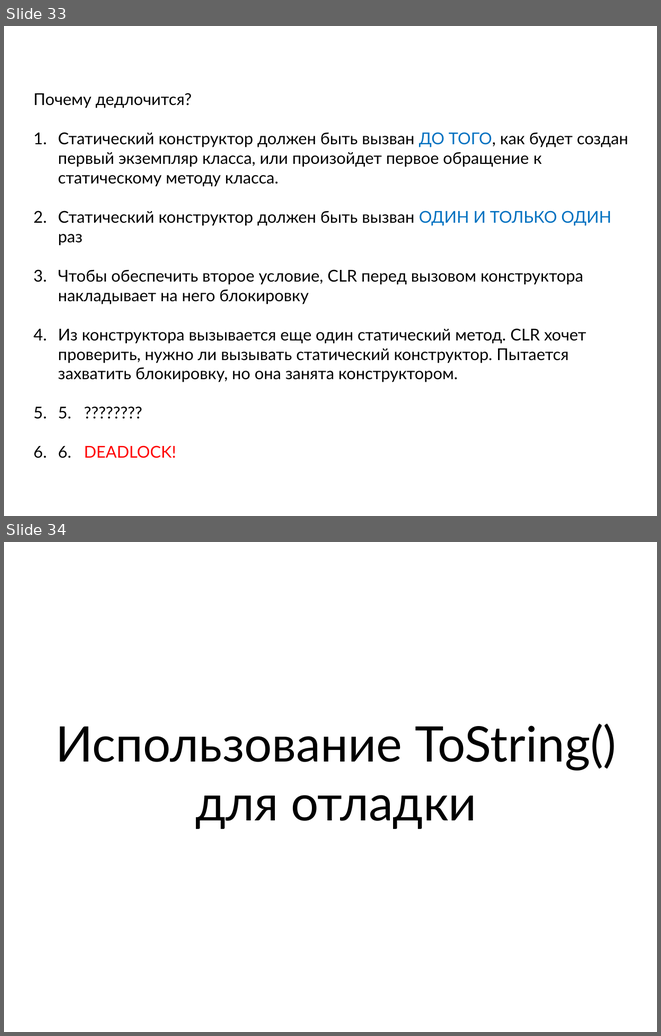
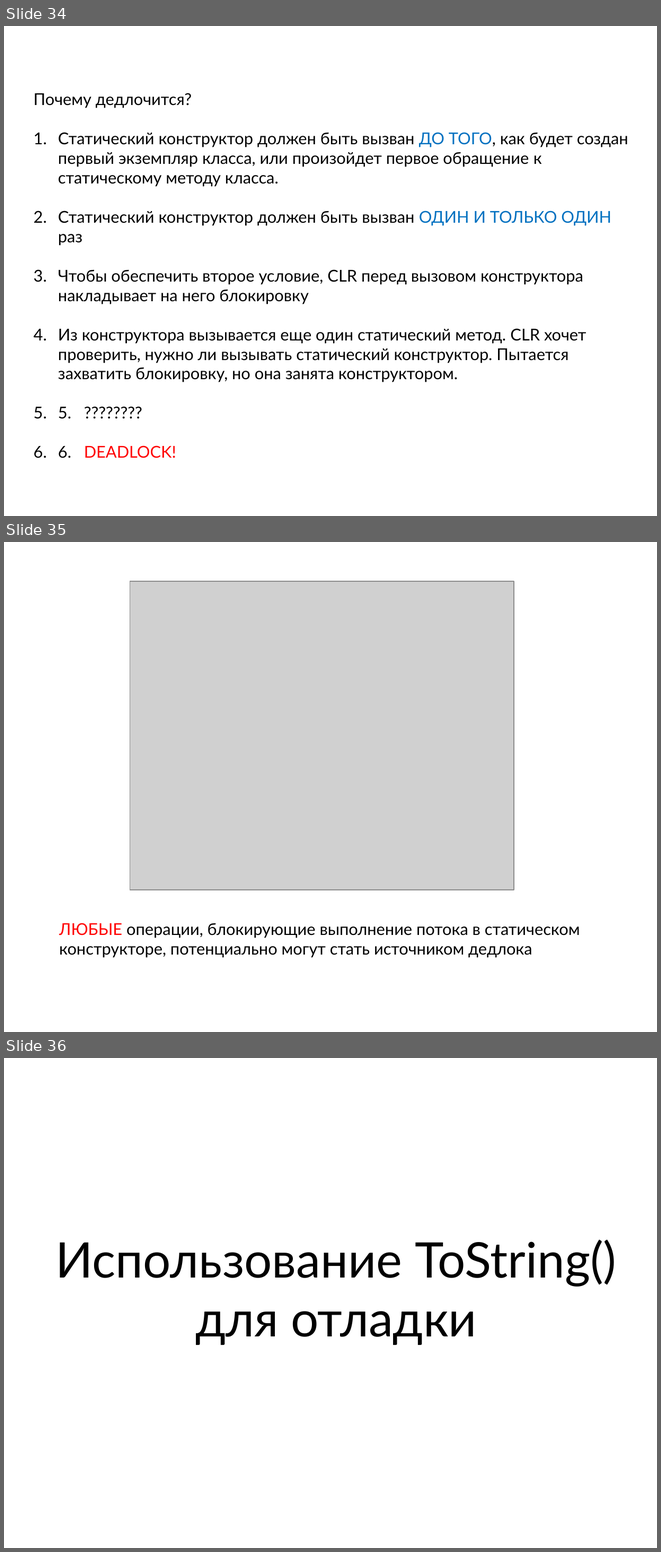
Before and after one commit to y-gagar1n/dotnet-gotchas, a slide deck: dotnet-gotchas.pptx. Shown one above the other, each under a label of ours: slides 33 and 34 before the commit, slides 34, 35 and 36 after it. The pictures are 661x1036 and 661x1552 pixels, drawn with LibreOffice and Linux fonts; fonts in the diff are those of the drawing; grey boxes stand for pictures; background and template pictures are left out. Boxes give left, top, right and bottom in pixels: in the first picture for what was removed or moved away, otherwise in the second. Text is boxed around its words. In the diff, an @@ line names an element or a change of style, - is before the commit and + after.

```diff
--- a/dotnet-gotchas.pptx
+++ b/dotnet-gotchas.pptx
@@ slide 35 added at <box>4,542,657,1032</box>, background picture (left out) @@
@@ picture added at <box>130,581,514,889</box> @@
@@ text added at <box>59,923,580,958</box>, 18 pt, text #000000 @@
+ЛЮБЫЕ операции, блокирующие выполнение потока в статическом конструкторе, потенциально могут стать источником дедлока
@@ what was slide 33 is now slide 34 @@
@@ what was slide 34 is now slide 36 @@
```
Also in this commit, not shown: 2 slides changed, 2 other slides added.
